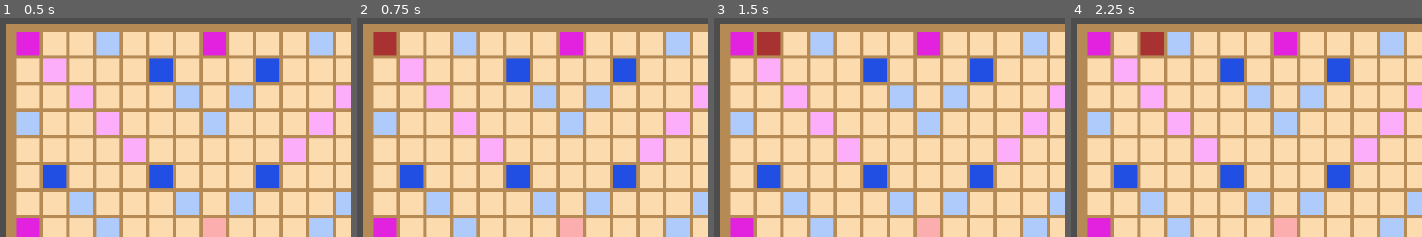
Above: before the commit, frames 1-4 (left to right).
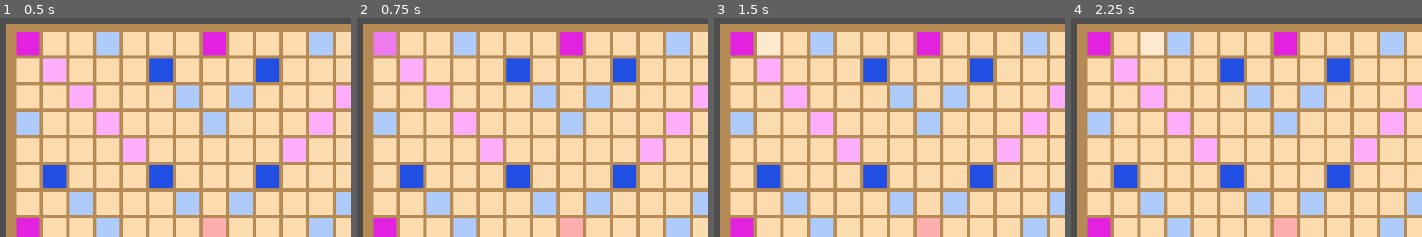
Above: after the commit, the same moments.

Repository: frances-m/scrabble-clone
Game: Godot game, scene res://scrabble.tscn
The game is run twice, just before and just after one commit, with the same random seed, the same clock (stepped at 60 frames per second) and the same inputs.
Inputs (mouse positions are % of the whole screen's width and height, from its top left):
- Up to frame 1 (0.5 s): no input
- Up to frame 2 (0.75 s): tap Enter at 0.5 s; move the mouse to (4, 6) at 0.52 s; click (4, 6) at 0.6 s
- Up to frame 3 (1.5 s): tap Space at 1.25 s; move the mouse to (8, 6) at 1.27 s; click (8, 6) at 1.35 s
- Up to frame 4 (2.25 s): tap Enter at 2 s; move the mouse to (12, 6) at 2.02 s; click (12, 6) at 2.1 s
The pictures show only the part of the screen within x 0-50%, y 0-50%; the shares and areas given below are measured in that part.

Frame 1 is identical in both runs. In frame 2, 0.7% of the frame differs, in the area x 4-12%, y 6-18%; in frame 3, 0.7%; in frame 4, 0.7%.

Commit message:
update square hover styling

Diff:
--- a/square.gd
+++ b/square.gd
@@ -15,7 +15,7 @@
 var mouse_over: bool = false
 
 func _ready() -> void:
-	set_color(TYPES[type]["color"])
+	set_color()
 
 func _process(_delta: float) -> void:
 	if mouse_over && Input.is_action_just_released("left_click") && Globals.selected_tile:
@@ -28,13 +28,17 @@
 	row = new_row
 	col = new_col
 
-func set_color(hex: String) -> void:
-	%ColorRect.color = hex
+func set_color(color: Color = get_color()) -> void:
+	%ColorRect.color = color
+
+func get_color() -> Color:
+	return Color.html(TYPES[type]["color"])
 
 func _on_area_2d_mouse_entered() -> void:
 	mouse_over = true
-	set_color("#a83232")
+	var color = get_color().lightened(0.4)
+	set_color(color)
 
 func _on_area_2d_mouse_exited() -> void:
 	mouse_over = false
-	set_color(TYPES[type]["color"])
+	set_color()
